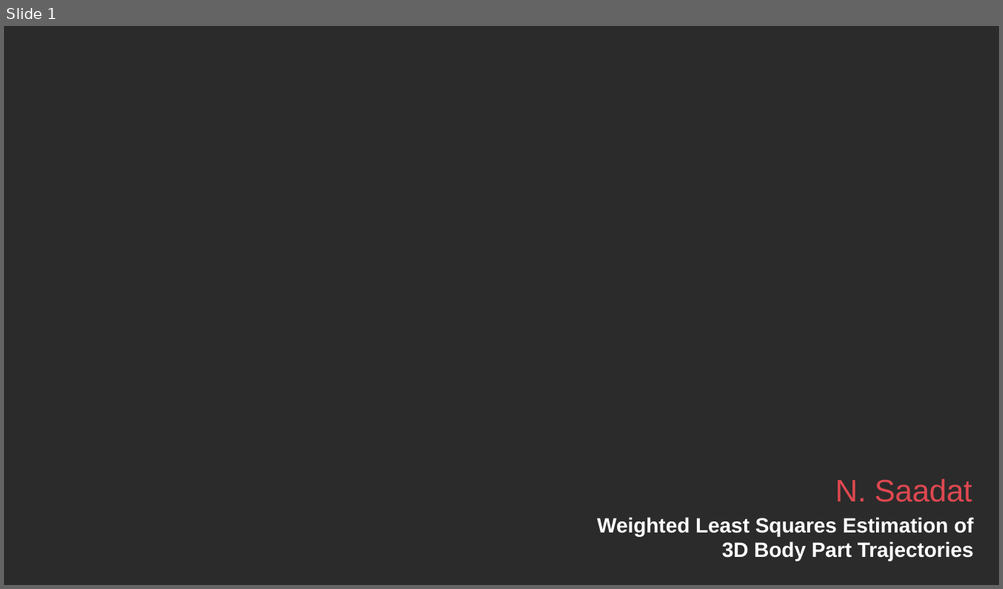
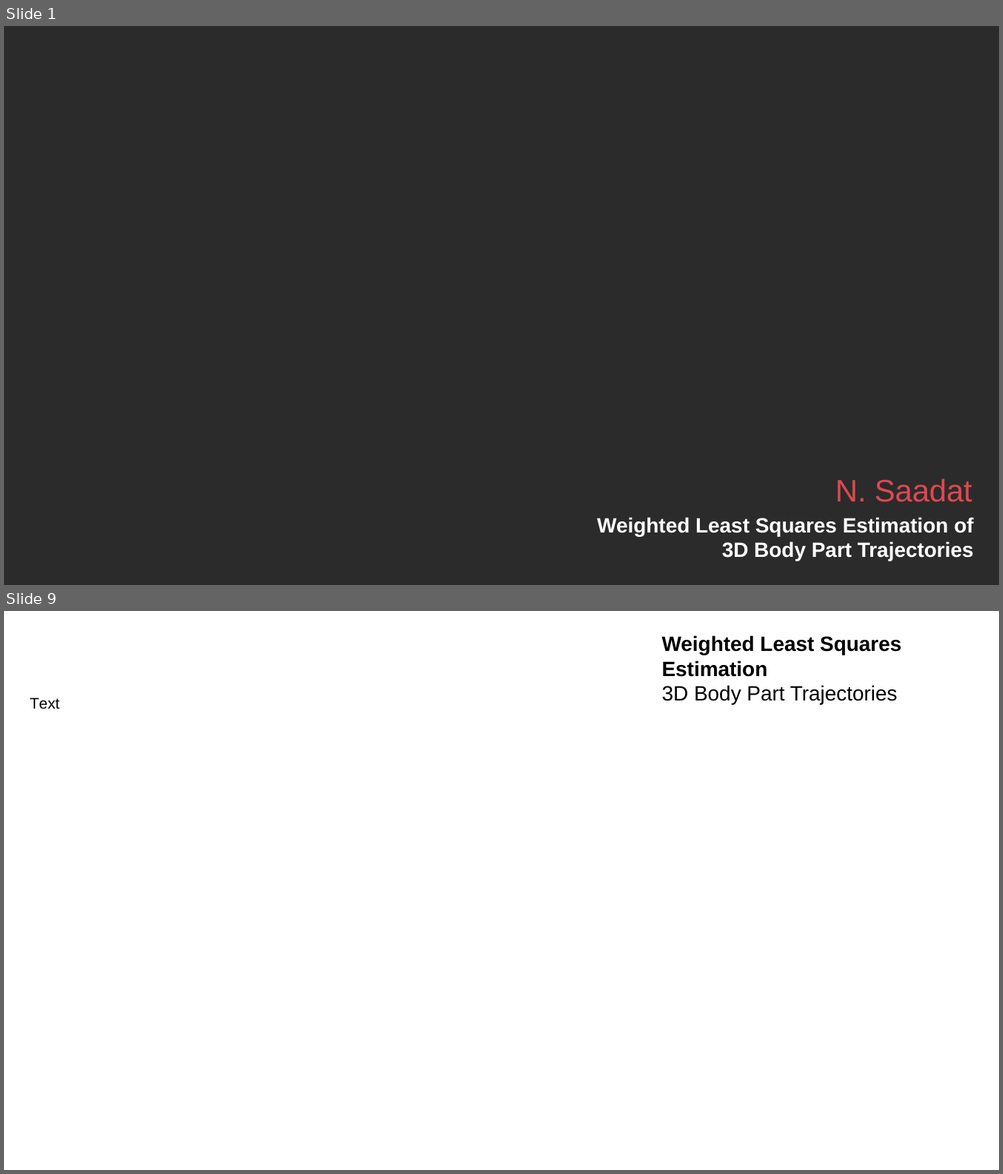
Before and after one commit to neekonsu/POSE_EVENT_MARK, a slide deck: wls_gated_dlc_triangulation/Weighted_Least_Squares.pptx. Shown one above the other, each under a label of ours: slide 1 before the commit, slides 1 and 9 after it; the slides between them are not shown. The pictures are 1003x589 and 1003x1174 pixels, drawn with LibreOffice and Linux fonts; fonts in the diff are those of the drawing; background and template pictures are left out; a plain dark background stands for a picture behind light text. Boxes give left, top, right and bottom in pixels: in the first picture for what was removed or moved away, otherwise in the second. Text is boxed around its words. In the diff, an @@ line names an element or a change of style, - is before the commit and + after.

```diff
--- a/wls_gated_dlc_triangulation/Weighted_Least_Squares.pptx
+++ b/wls_gated_dlc_triangulation/Weighted_Least_Squares.pptx
@@ slide 9 added at (x1=4, y1=611, x2=999, y2=1170), background picture (left out) @@
@@ title added at (x1=662, y1=635, x2=901, y2=704), 33 pt, text #000000, bold @@
+Weighted Least Squares Estimation
+3D Body Part Trajectories
@@ text added at (x1=30, y1=698, x2=60, y2=709), 24.5 pt, text #000000 @@
+Text
```
Also in this commit, not shown: 1 slide changed, 6 other slides added, 4 other files.
